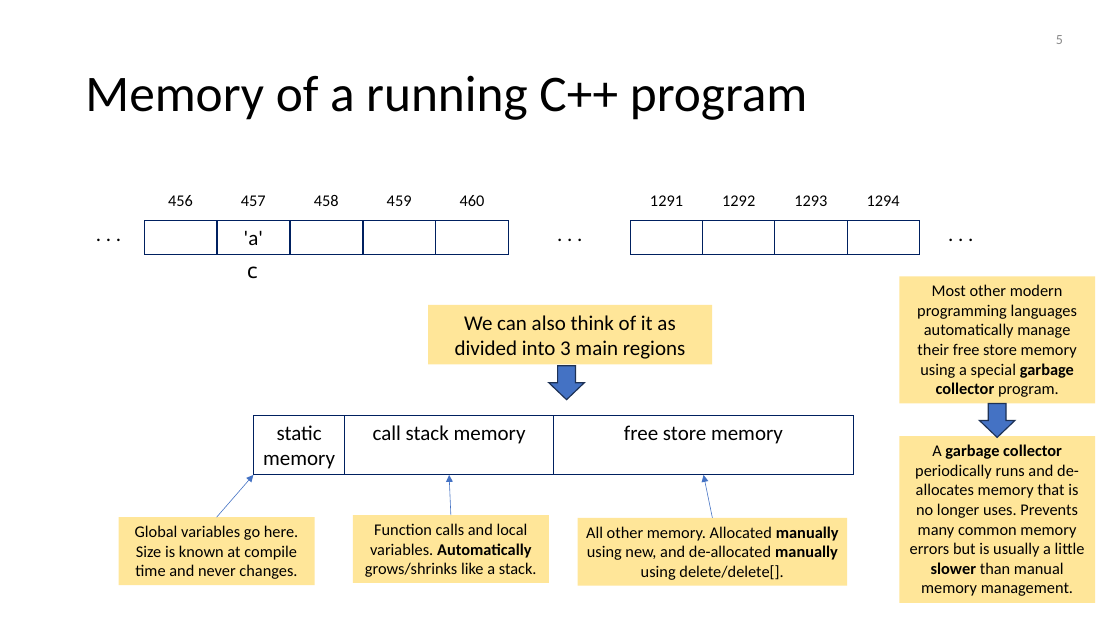
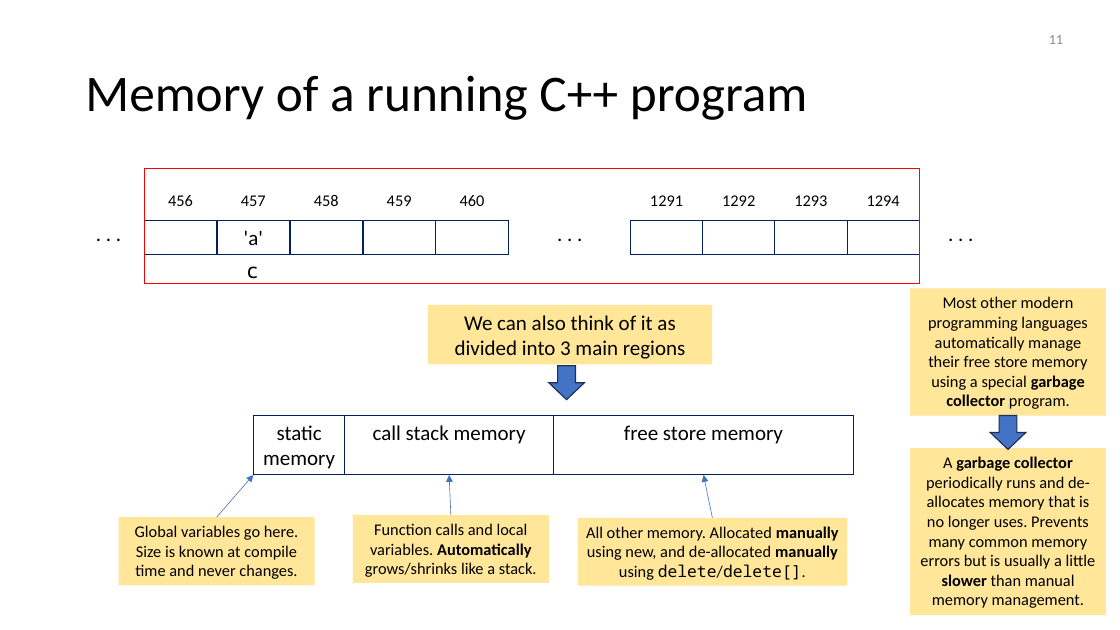
Before and after one commit to tjd1234/cmpt135spring2024, a slide deck: slide 11 of sample_code/week3/week3_cmpt135.pptx (slide 5 before the commit). Drawn at 1120x630 pixels with LibreOffice and Linux fonts; fonts in the diff are those of the drawing. Boxes give left, top, right and bottom in pixels: in the first picture for what was removed or moved away, otherwise in the second. Text is boxed around its words. In the diff, an @@ line names an element or a change of style, - is before the commit and + after.

```diff
--- a/sample_code/week3/week3_cmpt135.pptx
+++ b/sample_code/week3/week3_cmpt135.pptx
@@ page number at (1049,35,1063,44): text changed @@
-5
+11
@@ rectangle added at (145,169,919,284), outline #FF0000 1 pt @@
@@ rectangle "Most other modern programming languages ...": place and size @@
-rectangle "Most other modern programming languages ..." at (900,276,1096,403)
+rectangle "Most other modern programming languages ..." at (910,288,1106,415)
@@ down arrow: place and size @@
-down arrow at (980,403,1015,437)
+down arrow at (991,416,1026,450)
@@ rectangle "A garbage collector periodically runs ...": place and size @@
-rectangle "A garbage collector periodically runs ..." at (900,436,1096,603)
+rectangle "A garbage collector periodically runs ..." at (910,449,1106,616)
@@ rectangle "All other memory. Allocated manually ..." at (578,518,848,586): font Calibri to Noto Sans Mono in "delete/delete[]." @@
```
Also in this commit, not shown: 8 other slides changed, 6 slides added, 3 other files.
